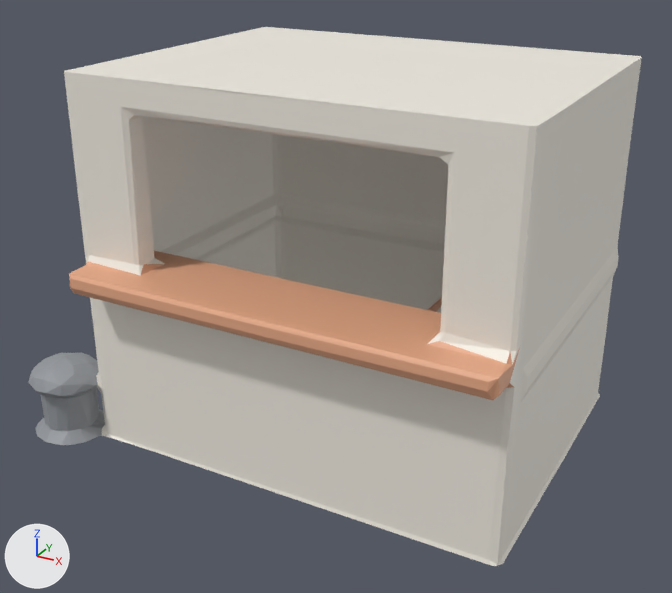
The glTF model docs/univers/archipeo/batiments/modeles/6e-batiment-cabine-de-robin/etape-1.glb as it was, and as the next commit left it.
Rendered twice from a 50 mm lens placed at (0.702, -1.351, 0.899), pointed at (-0.025, -0.028, 0.237). The axes (+X, +Y, +Z) are drawn at lower left. The lights are the same throughout. The first picture is the older version. Vertices at exactly the same position are counted once.

Names of what the first picture shows: 'geometry_0'.
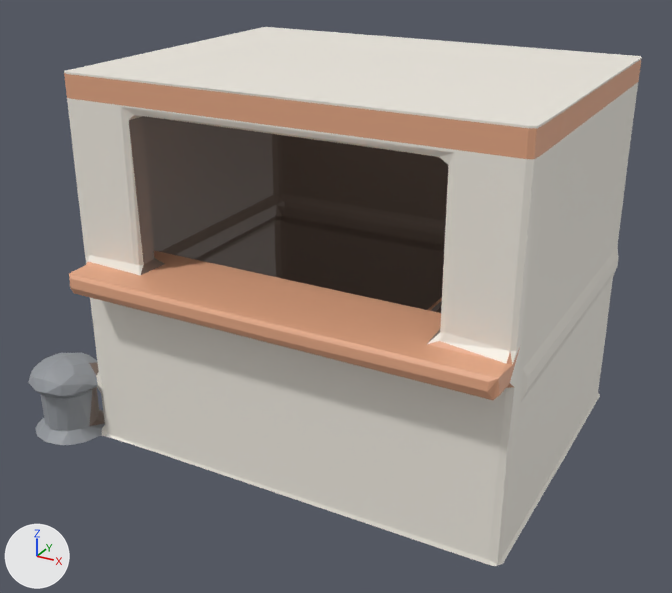
Boxes (x1, y1, x2, y2) around the edits, measured in the pictures (672 x 593 px):
part 1 of me_geometry_0, reshaped: after (64, 51, 642, 351)
part 2 of me_geometry_0, recoloured (grey to black): (89, 116, 446, 426) in both

What changed in the scene script:
```text
Change me_geometry_0:
    used by ob_geometry_0; location = (0.0, 0.0, 0.0)
    remove me_geometry_0.from_pydata(...)  # 848 vertices, 1467 faces; spans x -0.491..0.393, y -0.364..0.366, z 0.0..0.643
    add me_geometry_0.from_pydata(...)  # 1092 vertices, 1989 faces; spans x -0.491..0.393, y -0.364..0.366, z 0.0..0.643
    me_geometry_0 part 1: 2 vertices moved within x -0.349, y 0.273, z 0.643; 185 vertices added at x -0.354..0.39, y -0.294..0.273, z 0.603..0.643
    me_geometry_0 part 2: 686 kept faces spanning x -0.424..0.356, y -0.316..0.314, z 0.0..0.638 get new vertex colours
    other edits to the shape of me_geometry_0 do not show in these pictures
```
